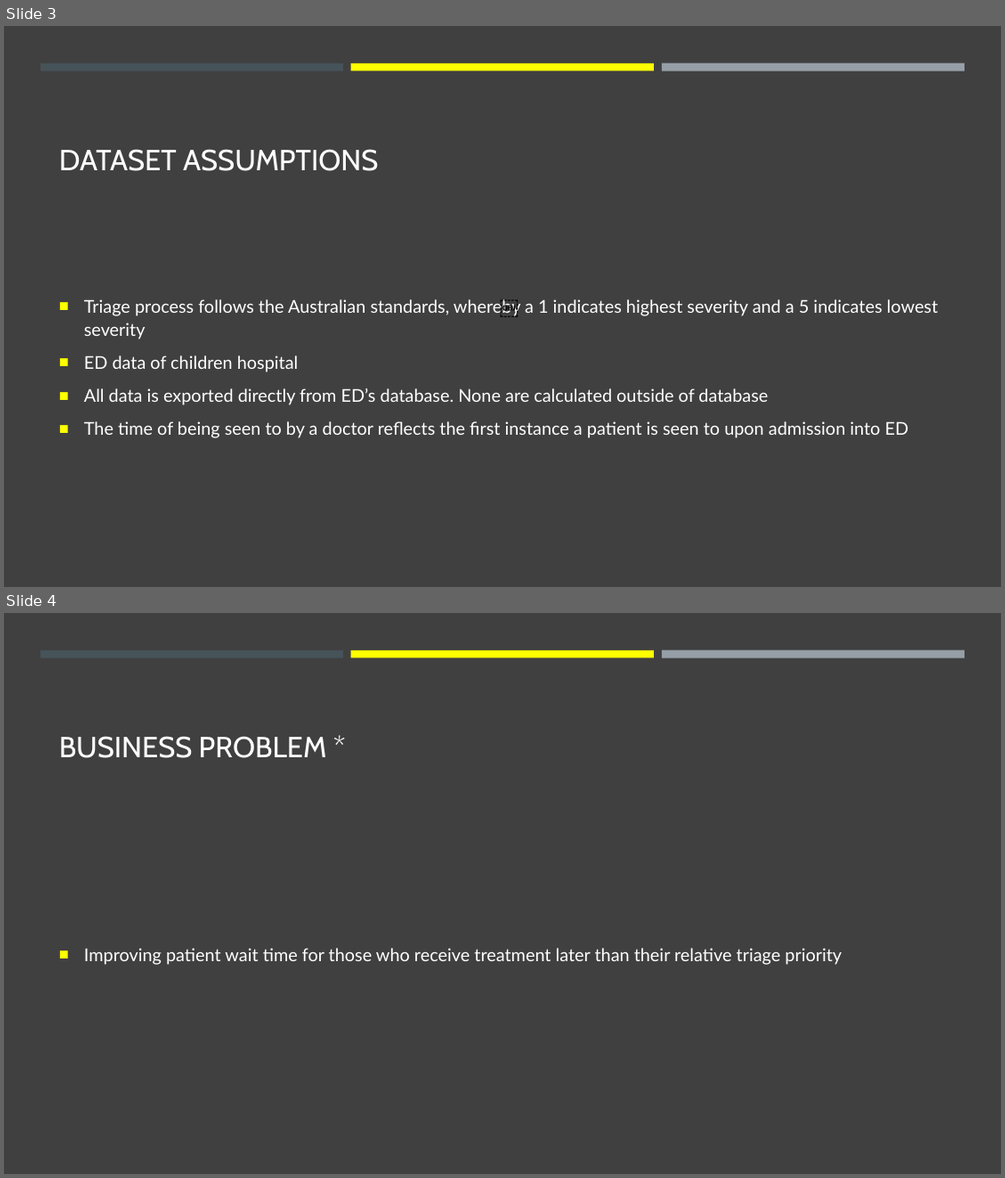
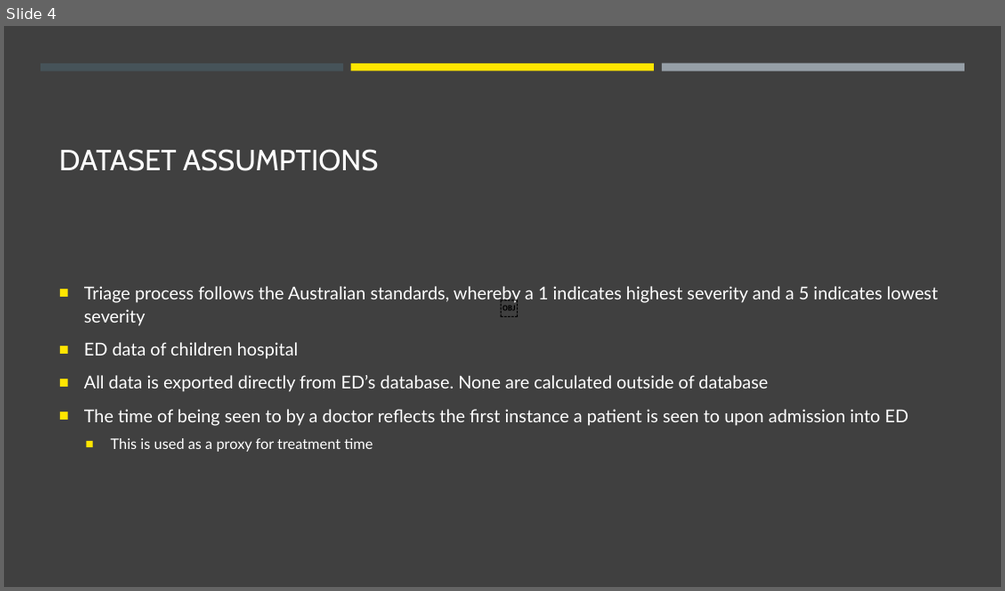
Before and after one commit to jasonnguyen3697/EY_DataChallenge, a slide deck: stuff.pptx. Shown one above the other, each under a label of ours: slides 3 and 4 before the commit, slide 4 after it. The pictures are 1005x1178 and 1005x591 pixels, drawn with LibreOffice and Linux fonts; fonts in the diff are those of the drawing. Boxes give left, top, right and bottom in pixels: in the first picture for what was removed or moved away, otherwise in the second. Text is boxed around its words. In the diff, an @@ line names an element or a change of style, - is before the commit and + after.

```diff
--- a/stuff.pptx
+++ b/stuff.pptx
@@ slide 4 removed at bbox=[4, 613, 1001, 1174], background #404040; not listed: 3 template elements that a slide beside it also shows @@
@@ title removed at bbox=[59, 736, 327, 758] @@
-BUSINESS PROBLEM *
@@ text removed at bbox=[84, 948, 841, 965] @@
-■ Improving patient wait time for those who receive treatment later than their relative triage priority
@@ what was slide 3 is now slide 4 @@
@@ slide 4 changed as well @@
@@ rectangle at bbox=[351, 63, 654, 70]: fill #FFFF00 to #FFE600 @@
@@ text at bbox=[84, 286, 938, 426]: bullet colour #FFFF00 to #FFE600 @@
@@ text at bbox=[111, 438, 372, 451]: paragraph added @@
+  ■ This is used as a proxy for treatment time
```
Also in this commit, not shown: 8 other slides changed, 7 slides added, 3 other slides removed.
